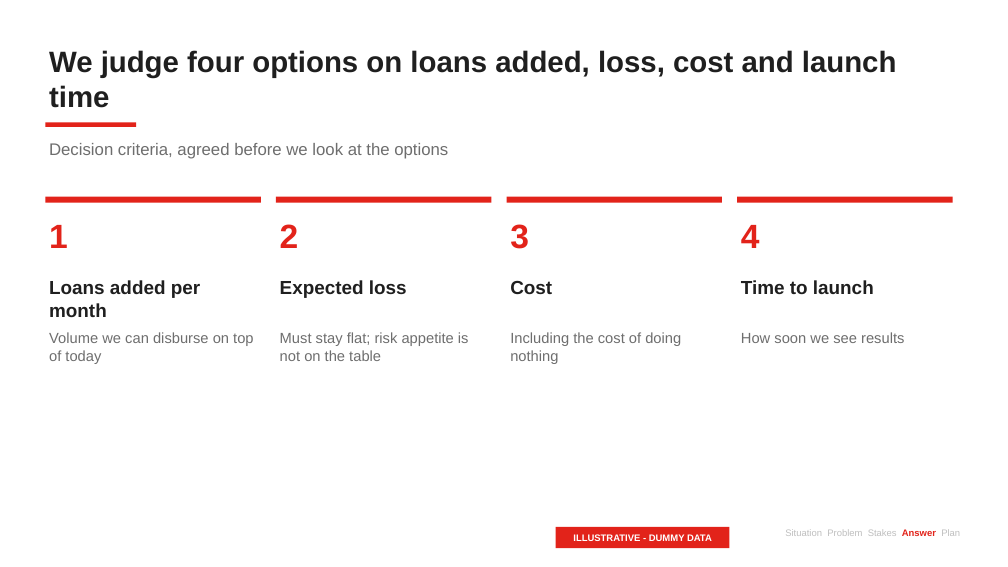
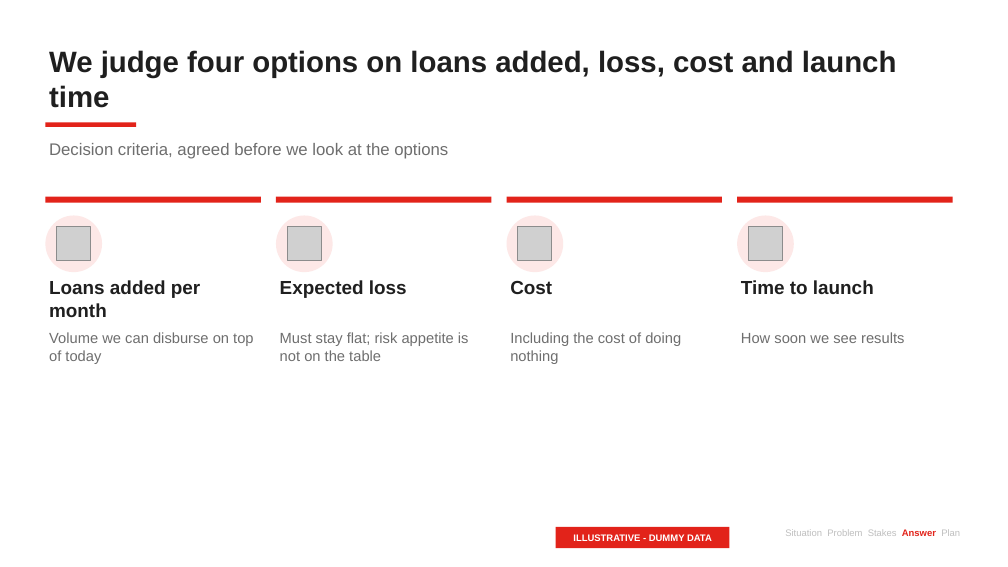
Before and after one commit to Mamel-lop/pstack-loki, a slide deck: slide 12 of decks/ocbc-unsecured-pl/deck.pptx. Drawn at 1008x567 pixels with LibreOffice and Linux fonts; fonts in the diff are those of the drawing; grey boxes stand for pictures. Boxes give left, top, right and bottom in pixels: in the first picture for what was removed or moved away, otherwise in the second. Text is boxed around its words. In the diff, an @@ line names an element or a change of style, - is before the commit and + after.

```diff
--- a/decks/ocbc-unsecured-pl/deck.pptx
+++ b/decks/ocbc-unsecured-pl/deck.pptx
@@ ellipse added at bbox=[45, 216, 102, 272], fill #FDE8E7 @@
@@ text removed at bbox=[49, 225, 68, 248] @@
-1
@@ picture added at bbox=[57, 227, 91, 261] @@
@@ ellipse added at bbox=[276, 216, 333, 272], fill #FDE8E7 @@
@@ text removed at bbox=[280, 224, 299, 248] @@
-2
@@ picture added at bbox=[287, 227, 321, 261] @@
@@ ellipse added at bbox=[507, 216, 563, 272], fill #FDE8E7 @@
@@ text removed at bbox=[510, 224, 529, 249] @@
-3
@@ picture added at bbox=[518, 227, 552, 261] @@
@@ ellipse added at bbox=[737, 216, 794, 272], fill #FDE8E7 @@
@@ text removed at bbox=[741, 225, 760, 248] @@
-4
@@ picture added at bbox=[749, 227, 783, 261] @@
```
Also in this commit, not shown: 12 other slides changed, 53 other files.
